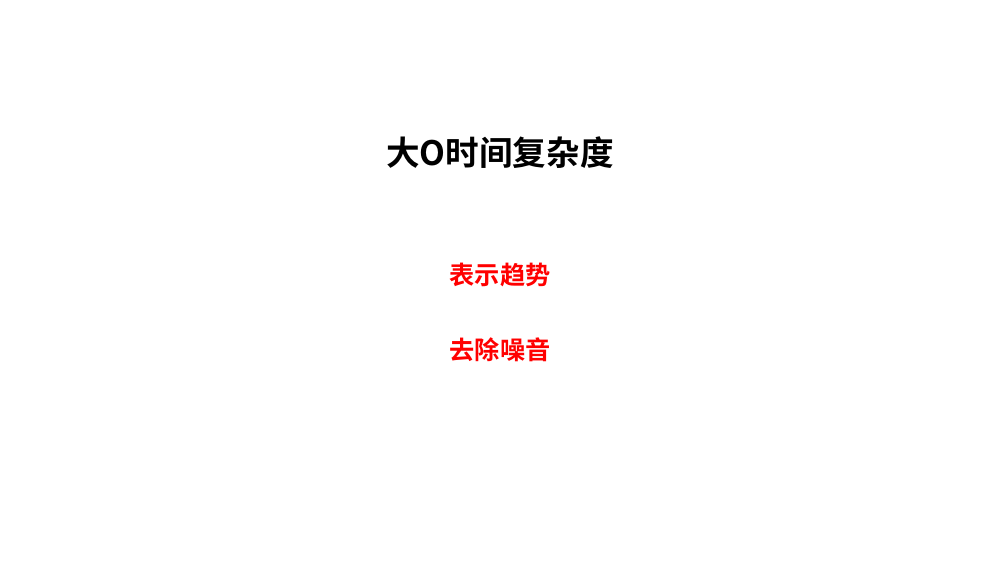
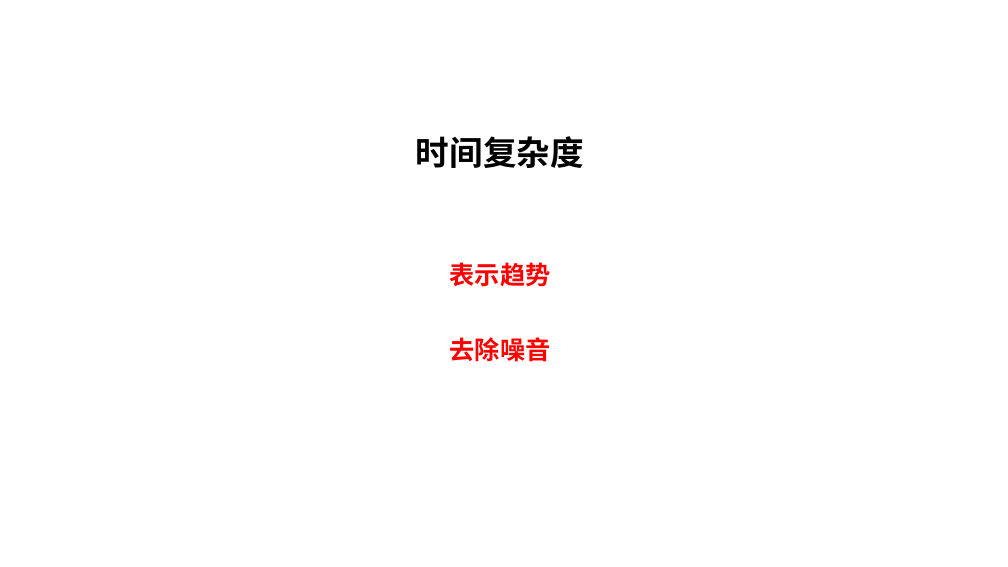
Before and after one commit to sunchong/ALG, a slide deck: slide 8 of ALG/docs/数据结构与算法.pptx. Drawn at 1008x567 pixels with LibreOffice and Linux fonts; fonts in the diff are those of the drawing. Boxes give left, top, right and bottom in pixels: in the first picture for what was removed or moved away, otherwise in the second. Text is boxed around its words. In the diff, an @@ line names an element or a change of style, - is before the commit and + after.

```diff
--- a/ALG/docs/数据结构与算法.pptx
+++ b/ALG/docs/数据结构与算法.pptx
@@ subtitle at (416, 136, 584, 168): text changed @@
-大O时间复杂度
+时间复杂度
```
Also in this commit, not shown: 7 other slides changed, 7 slides added, 2 slides removed.
